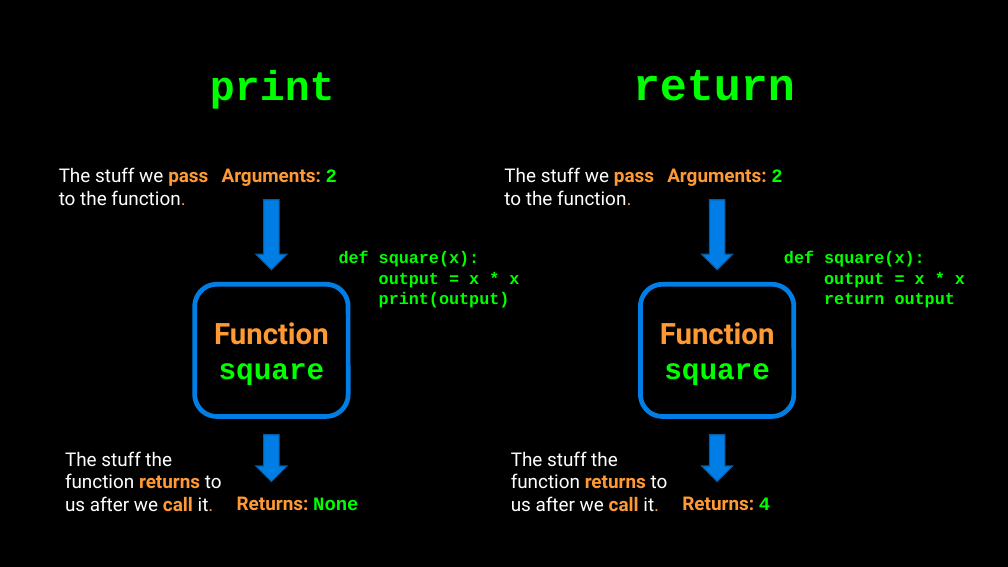
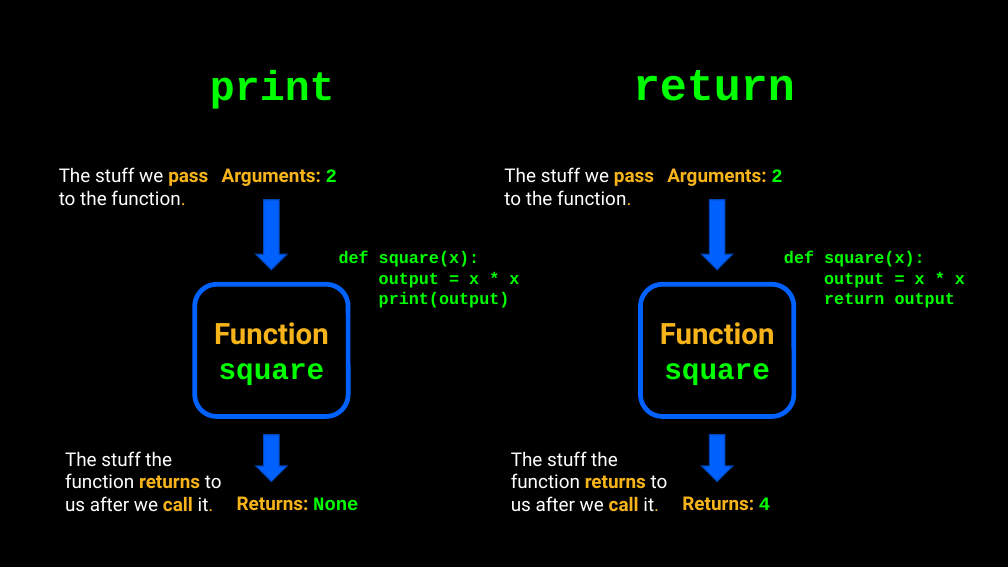
Before and after one commit to APS106/APS106-winter-2024-kinsella-goodfellow, a slide deck: slide 52 of lectures/week2/lecture2/slides/week2_lecture2.pptx. Drawn at 1008x567 pixels with LibreOffice and Linux fonts; fonts in the diff are those of the drawing; background and template pictures are left out. Boxes give left, top, right and bottom in pixels: in the first picture for what was removed or moved away, otherwise in the second. Text is boxed around its words. In the diff, an @@ line names an element or a change of style, - is before the commit and + after.

```diff
--- a/lectures/week2/lecture2/slides/week2_lecture2.pptx
+++ b/lectures/week2/lecture2/slides/week2_lecture2.pptx
@@ text "The stuff we pass to ..." at [59,167,208,205]: text colour #FF9933 to #F7B41A in "pass function." @@
@@ text "Arguments: 2" at [222,168,337,186]: text colour #FF9933 to #F7B41A @@
@@ text "The stuff we pass to ..." at [504,167,654,206]: text colour #FF9933 to #F7B41A in "pass function." @@
@@ text "Arguments: 2" at [667,168,782,186]: text colour #FF9933 to #F7B41A @@
@@ fill #017EE5 to #0061FF; outline #015DA9 1 pt to #0048BD 1 pt in 4 elements at [702,435,733,482], [702,200,733,270], [256,435,287,482], [256,200,287,270] @@
@@ rounded rectangle "Function" at [195,284,349,417]: outline #017EE5 4.5 pt to #0061FF 4.5 pt @@
@@ rounded rectangle "Function" at [640,284,794,417]: outline #017EE5 4.5 pt to #0061FF 4.5 pt @@
@@ text in rounded rectangle at [214,322,329,345]: text colour #FF9933 to #F7B41A in "Function" @@
@@ text in rounded rectangle at [660,322,775,345]: text colour #FF9933 to #F7B41A in "Function" @@
@@ text "The stuff the function returns ..." at [65,451,222,512]: text colour #FF9933 to #F7B41A in "returns call it." @@
@@ text "The stuff the function returns ..." at [511,451,668,512]: text colour #FF9933 to #F7B41A in "returns call it." @@
@@ text "Returns: None" at [237,496,358,511]: text colour #FF9933 to #F7B41A in "Returns:" @@
@@ text "Returns: 4" at [682,496,770,510]: text colour #FF9933 to #F7B41A in "Returns:" @@
```
Also in this commit, not shown: 66 other slides changed, 17 other files.
